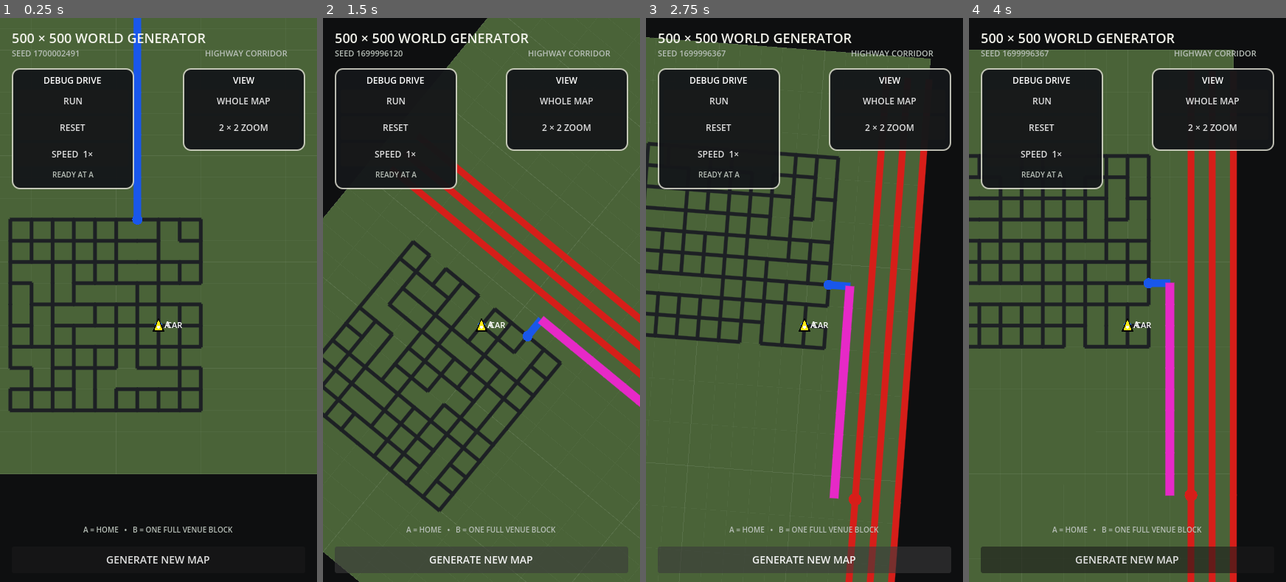
Above: before the commit, frames 1-4 (left to right).
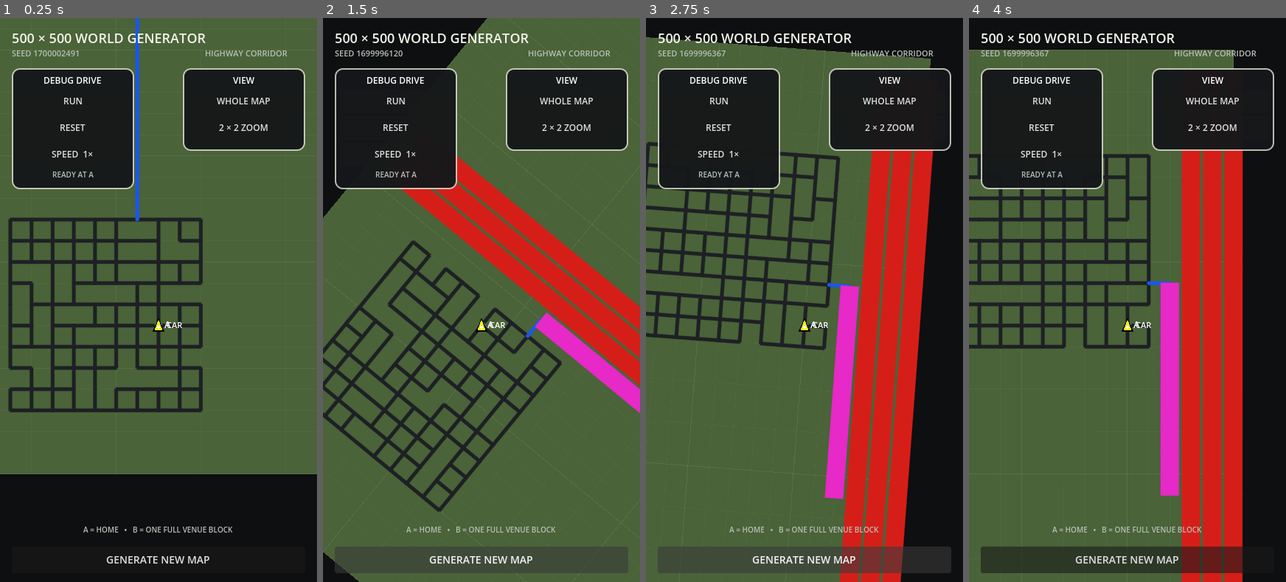
Above: after the commit, the same moments.

Repository: patrickcallahancomedy/comedian
Game: Godot game, scene res://scenes/drive/grid_world_prototype.tscn
Same seed, same stepped clock (60 frames per second), same inputs: the game is played once before the commit and once after it. This scene is started directly instead of the project's main scene.
Inputs (mouse positions are in pixels of both pictures, inside the frame that each line leads up to):
- Up to frame 1 (0.25 s): no input
- Up to frame 2 (1.5 s): click "RUN" at 0.5 s; click "GENERATE NEW MAP" at 1.25 s
- Up to frame 3 (2.75 s): click "GENERATE NEW MAP" at 2 s
- Up to frame 4 (4 s): tap Enter (ui_accept) at 2.75, 3.02 s; move the mouse to (1197, 271) at 2.77 s; hold Right 2.78-3.5 s; tap Space at 2.85 s; click (1197, 271) at 2.92 s; drag from (1064, 328) to (1111, 412) at 3.52 s

The runs differ from the first frame. In frame 1, 0.5% of the frame differs, in the area x 41-45%, y 0-37%; in frame 2, 6.4%; in frame 3, 11%; in frame 4, 11%, in the area x 55-87%, y 23-100%.

Commit message:
Unify road proportions by road class

Diff:
--- a/godot/scripts/drive/grid_world_map.gd
+++ b/godot/scripts/drive/grid_world_map.gd
@@ -26,6 +26,8 @@
 const ROAD_BLOCK_WIDTH := 10
 const DRIVE_VISIBLE_WORLD_WIDTH := 140.0
 const DRIVE_ROTATION_SMOOTH_SPEED := 4.5
+const LEGACY_LOCAL_ROAD_RATIO := 13.0 / 80.0
+const HIGHWAY_LANE_FILL_RATIO := 0.85
 
 @export var world_seed: int = 0
 
@@ -300,17 +302,29 @@
 			# Graph-only highway/ramp merge links are intentionally invisible.
 			if road_class < 0:
 				continue
-			var width := 1.625
+			var width := (
+				float(generator.NEIGHBORHOOD_SPACING)
+				* LEGACY_LOCAL_ROAD_RATIO
+			)
 			var color := ROAD_COLOR
 
 			match road_class:
 				generator.RoadClass.CITY:
-					width = 3.0
+					width = (
+						float(generator.CITY_SPACING)
+						* LEGACY_LOCAL_ROAD_RATIO
+					)
 				generator.RoadClass.CONNECTOR:
-					width = 3.4
+					width = (
+						float(generator.CONNECTOR_STEP)
+						* LEGACY_LOCAL_ROAD_RATIO
+					)
 					color = CONNECTOR_COLOR
 				generator.RoadClass.RAMP:
-					width = 4.0
+					width = (
+						float(generator.HIGHWAY_LANE_SPACING)
+						* HIGHWAY_LANE_FILL_RATIO
+					)
 					color = RAMP_COLOR
 				generator.RoadClass.HIGHWAY:
 					_draw_three_lane_highway(
@@ -336,20 +350,40 @@
 			continue
 
 		var road_class := _strongest_node_class(node_id)
-		var radius := 0.8125
+		var radius := (
+			float(generator.NEIGHBORHOOD_SPACING)
+			* LEGACY_LOCAL_ROAD_RATIO
+			* 0.5
+		)
 		var color := ROAD_COLOR
 
 		match road_class:
 			generator.RoadClass.CITY:
-				radius = 2.2
+				radius = (
+					float(generator.CITY_SPACING)
+					* LEGACY_LOCAL_ROAD_RATIO
+					* 0.5
+				)
 			generator.RoadClass.CONNECTOR:
-				radius = 2.4
+				radius = (
+					float(generator.CONNECTOR_STEP)
+					* LEGACY_LOCAL_ROAD_RATIO
+					* 0.5
+				)
 				color = CONNECTOR_COLOR
 			generator.RoadClass.RAMP:
-				radius = 2.6
+				radius = (
+					float(generator.HIGHWAY_LANE_SPACING)
+					* HIGHWAY_LANE_FILL_RATIO
+					* 0.5
+				)
 				color = RAMP_COLOR
 			generator.RoadClass.HIGHWAY:
-				radius = 3.0
+				radius = (
+					float(generator.HIGHWAY_LANE_SPACING)
+					* HIGHWAY_LANE_FILL_RATIO
+					* 0.5
+				)
 				color = HIGHWAY_COLOR
 
 		draw_circle(
@@ -379,7 +413,12 @@
 			_world_to_screen(start + offset),
 			_world_to_screen(finish + offset),
 			HIGHWAY_COLOR,
-			maxf(1.0, 3.0 * map_scale),
+			maxf(
+				1.0,
+				float(generator.HIGHWAY_LANE_SPACING)
+				* HIGHWAY_LANE_FILL_RATIO
+				* map_scale
+			),
 			true
 		)
 
@@ -389,7 +428,13 @@
 		var node_id: int = int(node_value)
 		draw_circle(
 			_world_to_screen(Vector2(generator.nodes[node_id])),
-			maxf(1.0, 3.0 * map_scale),
+			maxf(
+				1.0,
+				float(generator.HIGHWAY_LANE_SPACING)
+				* HIGHWAY_LANE_FILL_RATIO
+				* 0.5
+				* map_scale
+			),
 			HIGHWAY_COLOR
 		)
 
